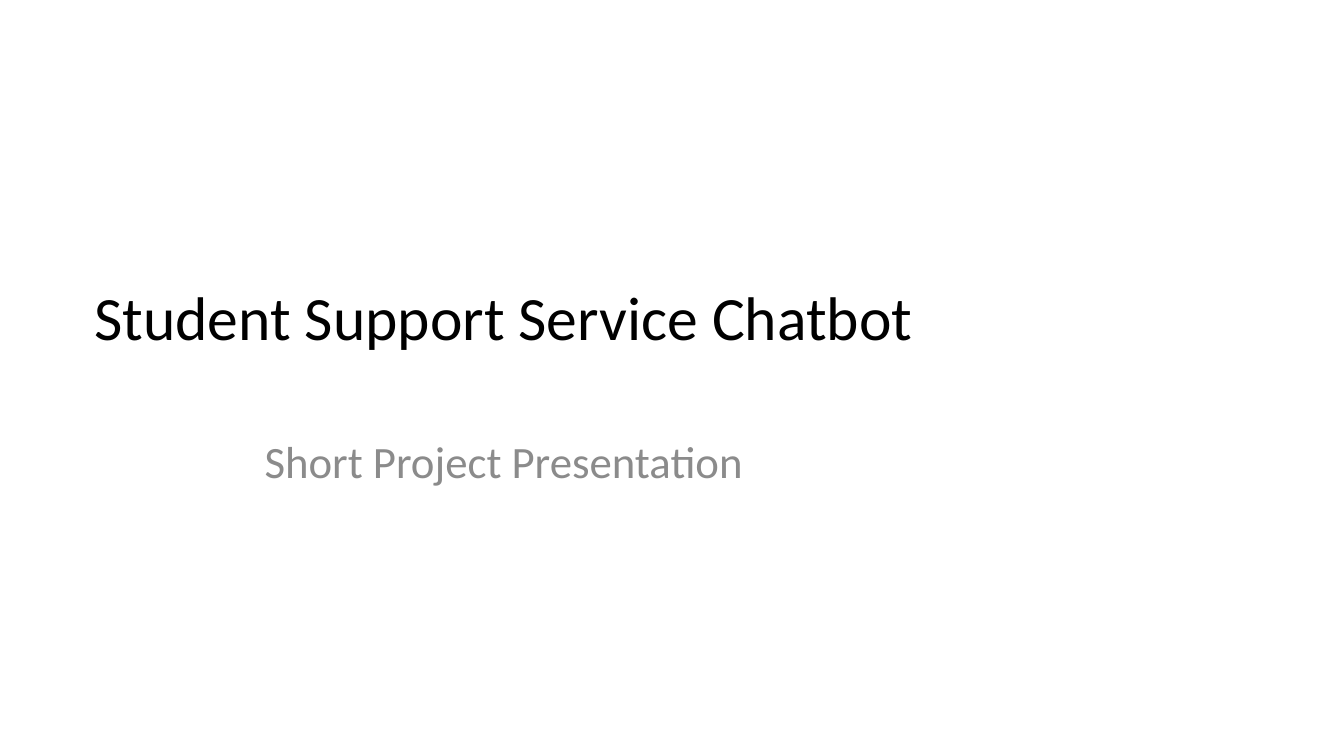
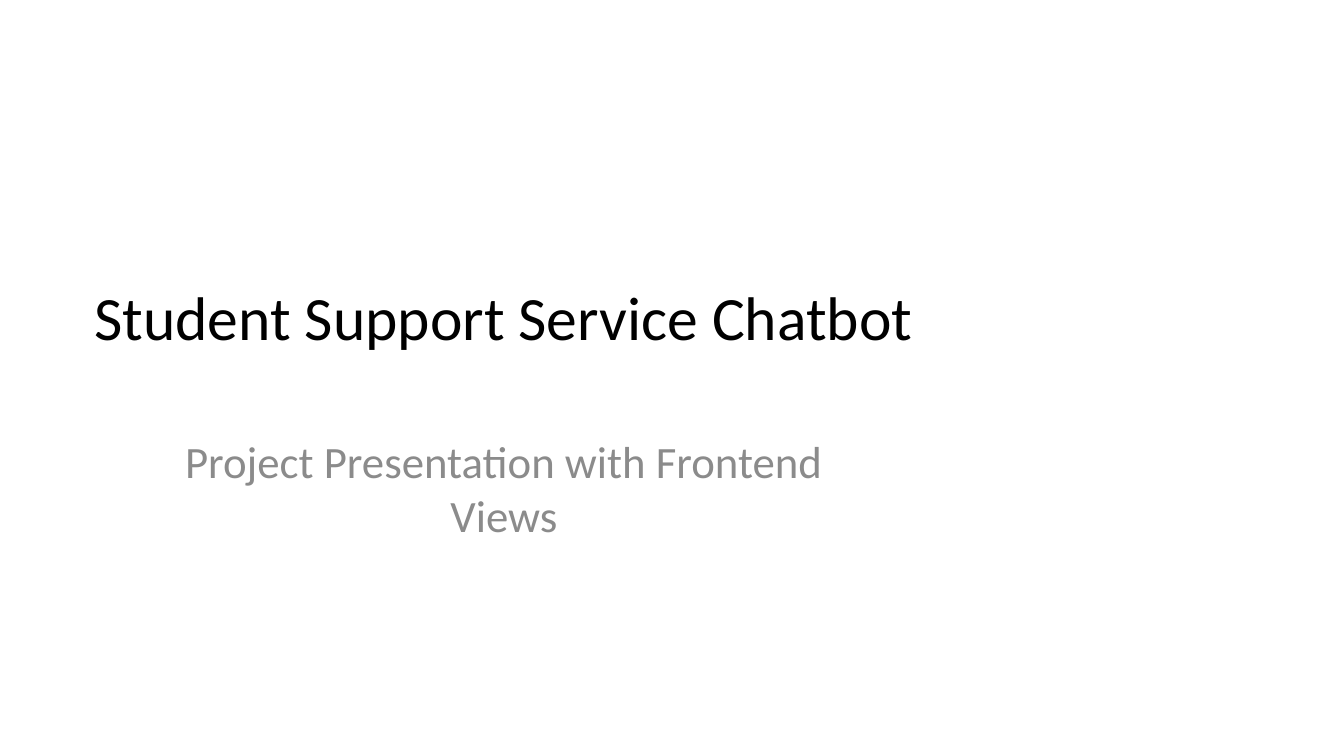
Before and after one commit to dvrajgit/dev-student-support-service-chatbot, a slide deck: slide 1 of PROJECT_PRESENTATION.pptx. Drawn at 1344x756 pixels with LibreOffice and Linux fonts; fonts in the diff are those of the drawing. Boxes give left, top, right and bottom in pixels: in the first picture for what was removed or moved away, otherwise in the second. Text is boxed around its words. In the diff, an @@ line names an element or a change of style, - is before the commit and + after.

```diff
--- a/PROJECT_PRESENTATION.pptx
+++ b/PROJECT_PRESENTATION.pptx
@@ subtitle at (185,447,822,532): text changed @@
-Short Project Presentation
+Project Presentation with Frontend Views
```
Also in this commit, not shown: 4 other slides changed, 2 slides added, 3 slides removed.
